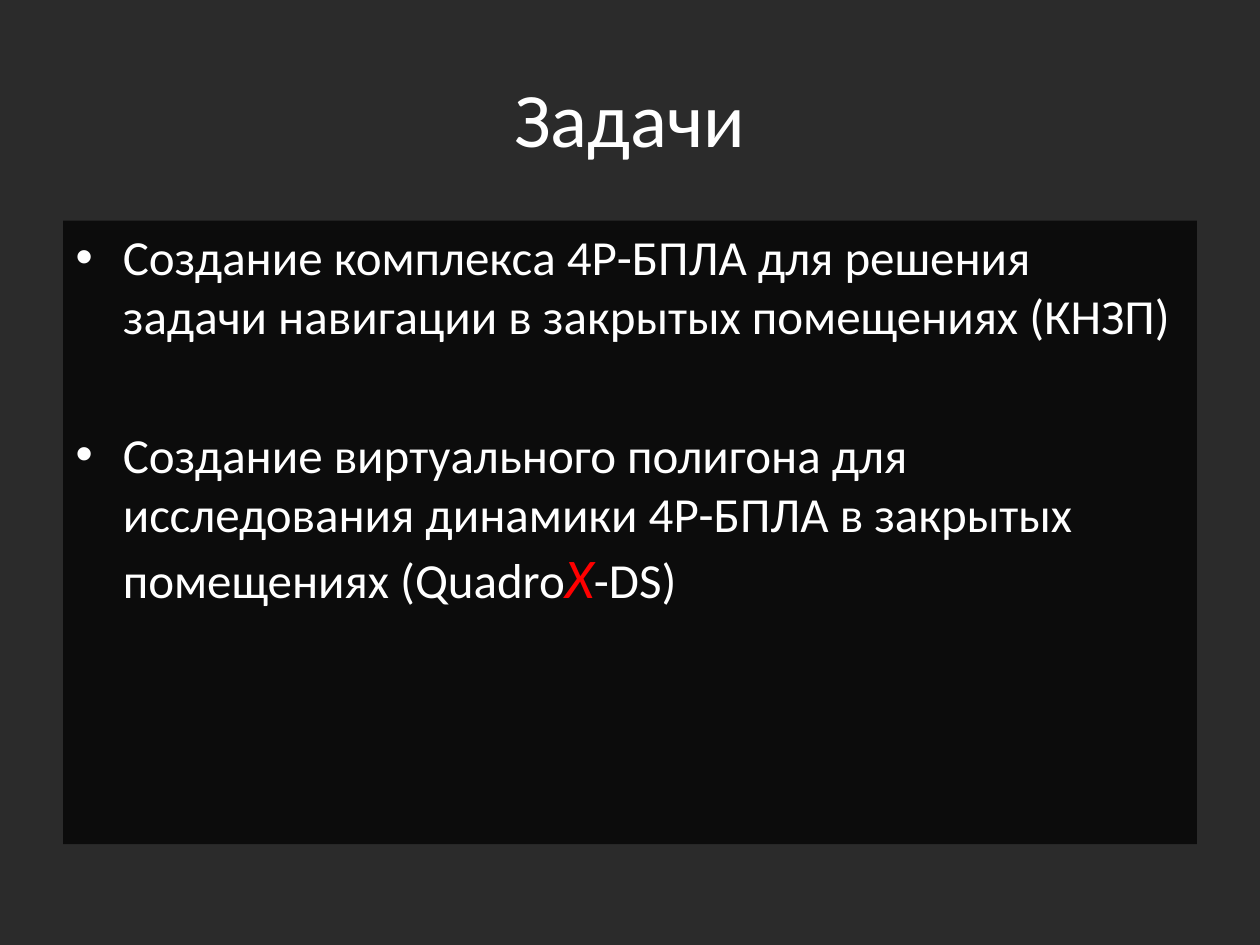
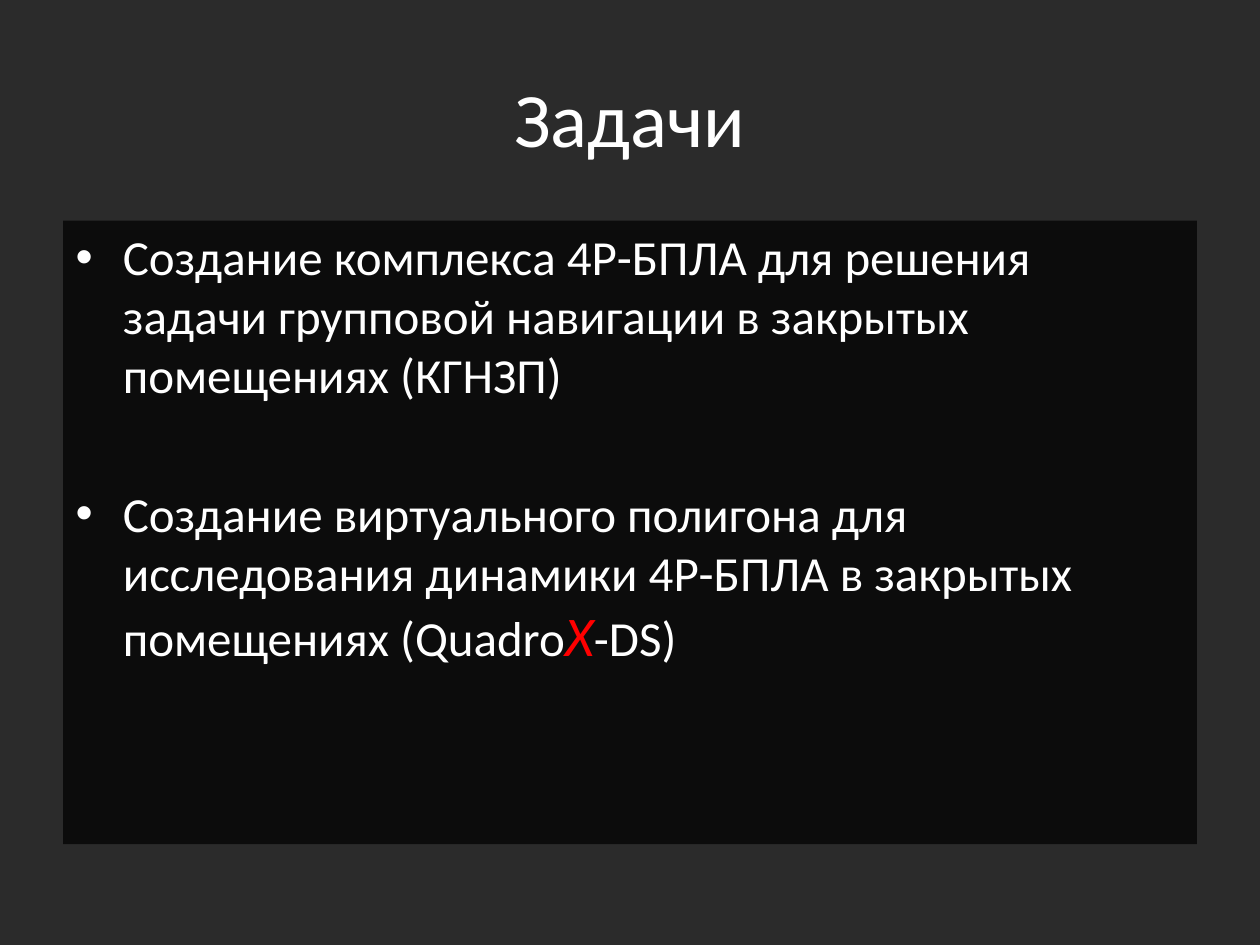
Before and after one commit to Jacobi20/quadro-xds, a slide deck: slide 2 of Docs/Medias2012_dhg.pptx. Drawn at 1260x945 pixels with LibreOffice and Linux fonts; fonts in the diff are those of the drawing; background and template pictures are left out; a plain dark background stands for a picture behind light text. Boxes give left, top, right and bottom in pixels: in the first picture for what was removed or moved away, otherwise in the second. Text is boxed around its words. In the diff, an @@ line names an element or a change of style, - is before the commit and + after.

```diff
--- a/Docs/Medias2012_dhg.pptx
+++ b/Docs/Medias2012_dhg.pptx
@@ text at box(123, 243, 1031, 401): text changed @@
-• Создание комплекса 4Р-БПЛА для решения задачи навигации в закрытых помещениях (КНЗП)
+• Создание комплекса 4Р-БПЛА для решения задачи групповой навигации в закрытых помещениях (КГНЗП)
```
Also in this commit, not shown: 7 other slides changed, 2 slides added, 4 slides removed.
